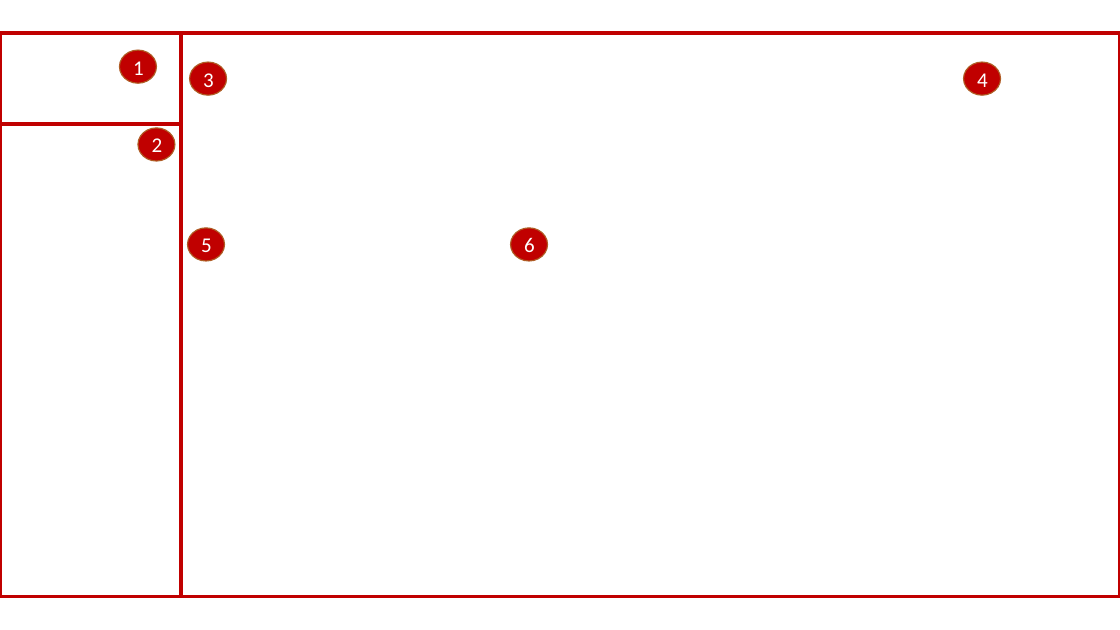
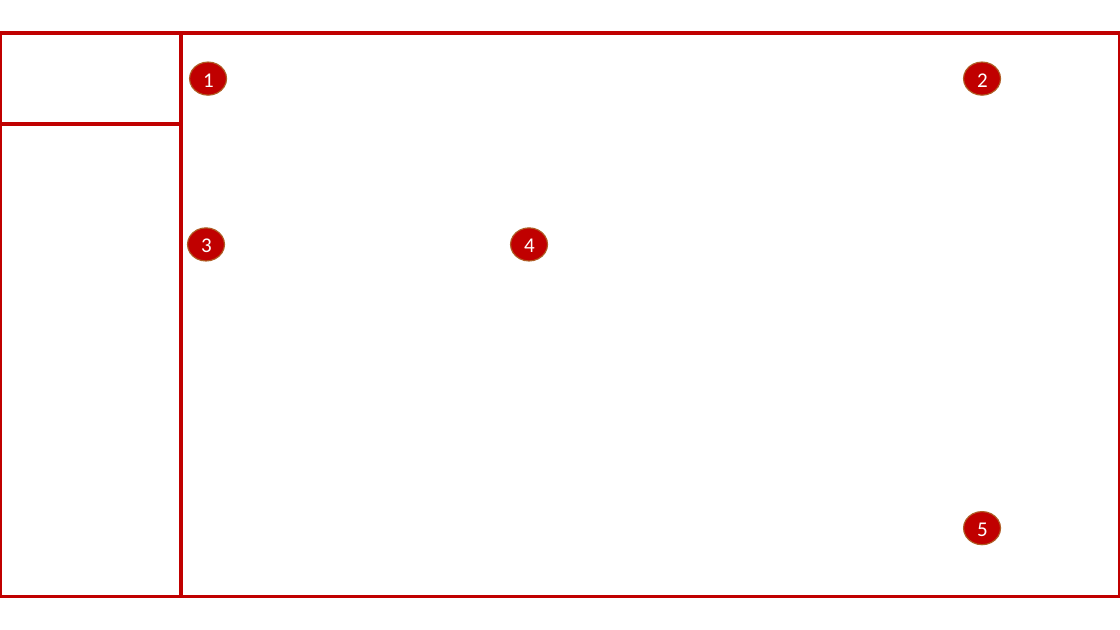
Before and after one commit to LozynskiW/VideoDocumentationProject, a slide deck: slide 13 of docs/instrukcja.pptx (slide 11 before the commit). Drawn at 1120x630 pixels with LibreOffice and Linux fonts; fonts in the diff are those of the drawing; background and template pictures are left out. Boxes give left, top, right and bottom in pixels: in the first picture for what was removed or moved away, otherwise in the second. Text is boxed around its words. In the diff, an @@ line names an element or a change of style, - is before the commit and + after.

```diff
--- a/docs/instrukcja.pptx
+++ b/docs/instrukcja.pptx
@@ ellipse "1": place and size @@
-ellipse "1" at box(119, 50, 156, 83)
+ellipse "1" at box(190, 62, 227, 95)
@@ ellipse removed at box(190, 62, 227, 95) @@
-3
@@ text in ellipse at box(977, 73, 988, 87): text changed @@
-4
+2
@@ ellipse removed at box(138, 128, 175, 160) @@
-2
@@ text in ellipse at box(201, 238, 212, 252): text changed @@
-5
+3
@@ text in ellipse at box(524, 238, 535, 252): text changed @@
-6
+4
@@ ellipse added at box(964, 512, 1001, 544), fill #C00000, outline #AF5C24 1 pt, 18 pt, text #FFFFFF @@
+5
```
Also in this commit, not shown: 3 slides added, 10 other files.
